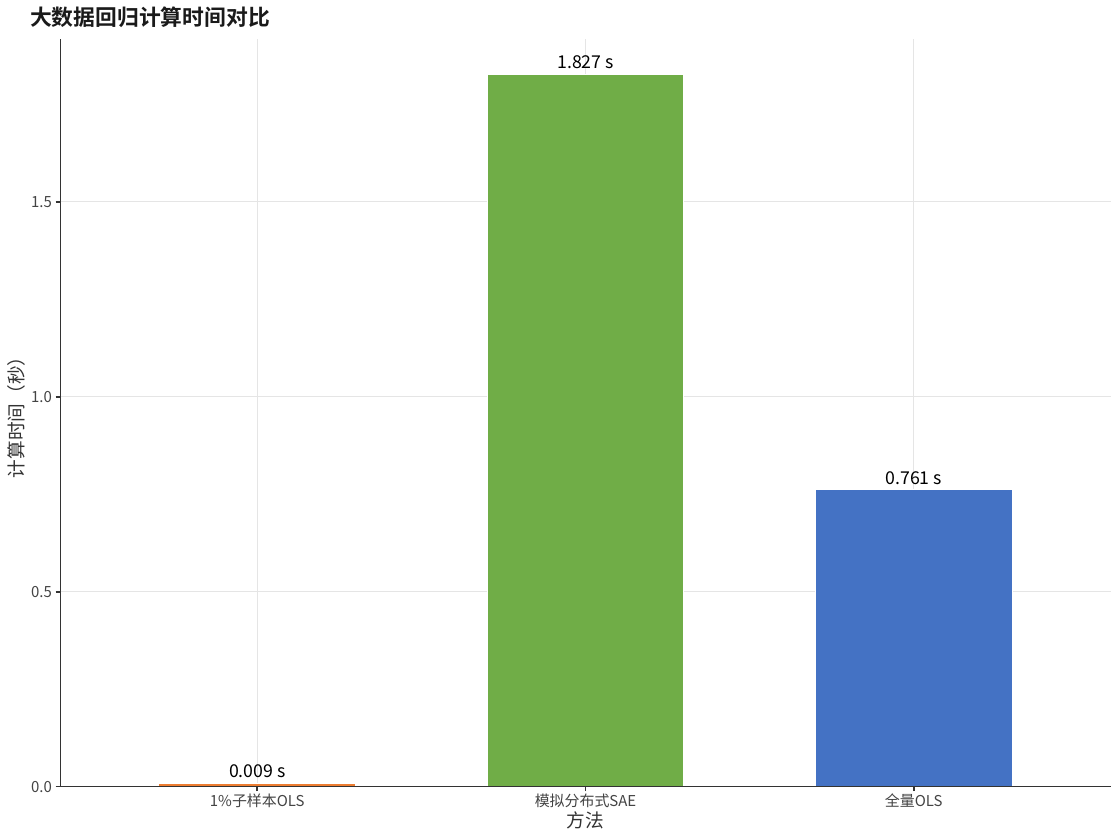
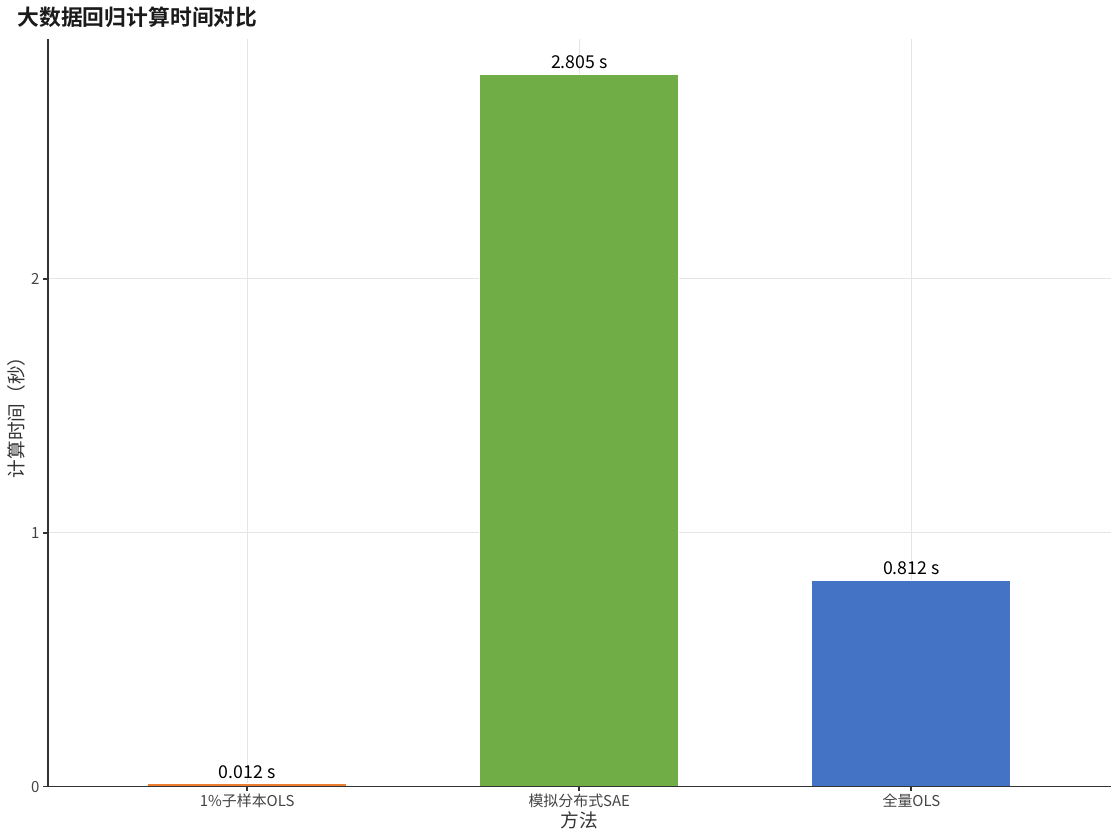
Before and after one commit to cm0409/Statistical-inference-for-big-data, a slide deck: slide 6 of output/empirical_figures.pptx. Drawn at 1120x840 pixels with LibreOffice and Linux fonts; fonts in the diff are those of the drawing. Boxes give left, top, right and bottom in pixels: in the first picture for what was removed or moved away, otherwise in the second. Text is boxed around its words. In the diff, an @@ line names an element or a change of style, - is before the commit and + after.

```diff
--- a/output/empirical_figures.pptx
+++ b/output/empirical_figures.pptx
@@ rectangle: place and size @@
-rectangle at (60,39,1111,787)
+rectangle at (48,39,1111,787)
@@ text at (551,55,607,69): text changed @@
-1.827 s
+2.805 s
@@ freeform shape at (912,39,912,787): outline redrawn @@
@@ text added at (31,273,39,284), 9.6 pt, text #444444 @@
+2
@@ freeform shape: place and size @@
-freeform shape at (56,202,60,202)
+freeform shape at (44,279,48,279)
@@ freeform shape: place and size @@
-freeform shape at (60,202,1111,202)
+freeform shape at (48,279,1111,279)
@@ group removed at (31,196,1111,597): 2 freeform shapes, 2 texts @@
-0.5
-1.5
@@ text at (31,527,39,538): text changed @@
-1.0
+1
@@ freeform shape: place and size @@
-freeform shape at (56,591,60,591)
+freeform shape at (44,533,48,533)
@@ freeform shape: place and size @@
-freeform shape at (60,591,1111,591)
+freeform shape at (48,533,1111,533)
@@ text at (883,561,939,575): text changed @@
-0.761 s
+0.812 s
@@ rectangle: place and size @@
-rectangle at (815,489,1012,786)
+rectangle at (812,580,1011,786)
@@ text at (219,765,275,779): text changed @@
-0.009 s
+0.012 s
@@ text at (31,781,39,792): text changed @@
-0.0
+0
@@ freeform shape: place and size @@
-freeform shape at (60,786,1111,786)
+freeform shape at (48,786,1111,786)
@@ freeform shape: place and size @@
-freeform shape at (60,786,1111,786)
+freeform shape at (48,786,1111,786)
@@ 4 freeform shapes, 2 texts, 2 rectangles: place and size @@
-4 freeform shapes, 2 texts, 2 rectangles at (30,6,684,807)
+4 freeform shapes, 2 texts, 2 rectangles at (18,6,679,807)
@@ 2 texts, 2 freeform shapes: place and size @@
-2 texts, 2 freeform shapes at (535,39,636,829)
+2 texts, 2 freeform shapes at (529,39,630,829)
@@ freeform shape at (912,786,912,791): outline redrawn @@
```
Also in this commit, not shown: 21 other files.
